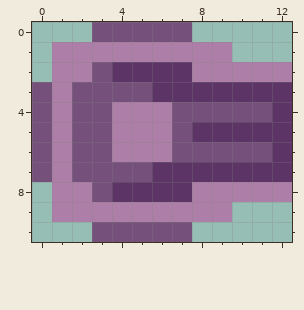
Two states of a pixel-art sprite, resource/sprite/turret.chain.png. The picture above is the old version.
The file is 65x55 pixels, drawn in blocks of 5x5; one block is one cell here.
New version:
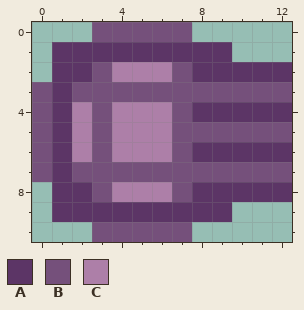
Palette (. is transparent): A #5c3566  B #75507b  C #ad7fa8
Change:
Changed rows in their new state; - is an unchanged pixel.
first column x 1:
 1 AAAAAAAAA---
 2 AA-CCCBAAAAA
 3 A----BBBBBBB
 4 AC-----AAAA-
 5 AC-----BBBBB
 6 AC-----AAAA-
 7 A----BBBBBBB
 8 AA-CCCBAAAAA
 9 AAAAAAAAA---
Where, in picture pixels (left, top, right, bottom), the same in both pictures:
changed: (52, 42, 292, 222)
